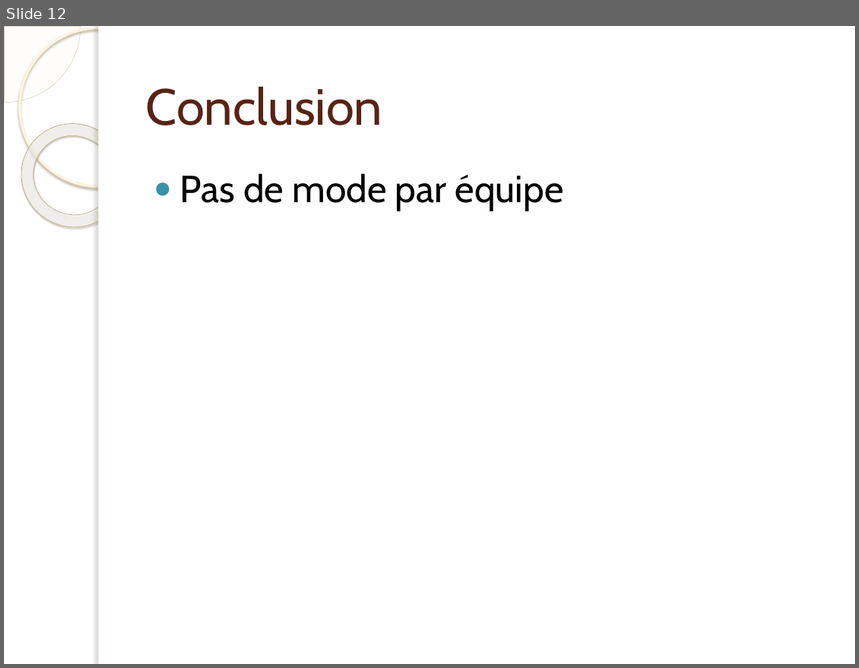
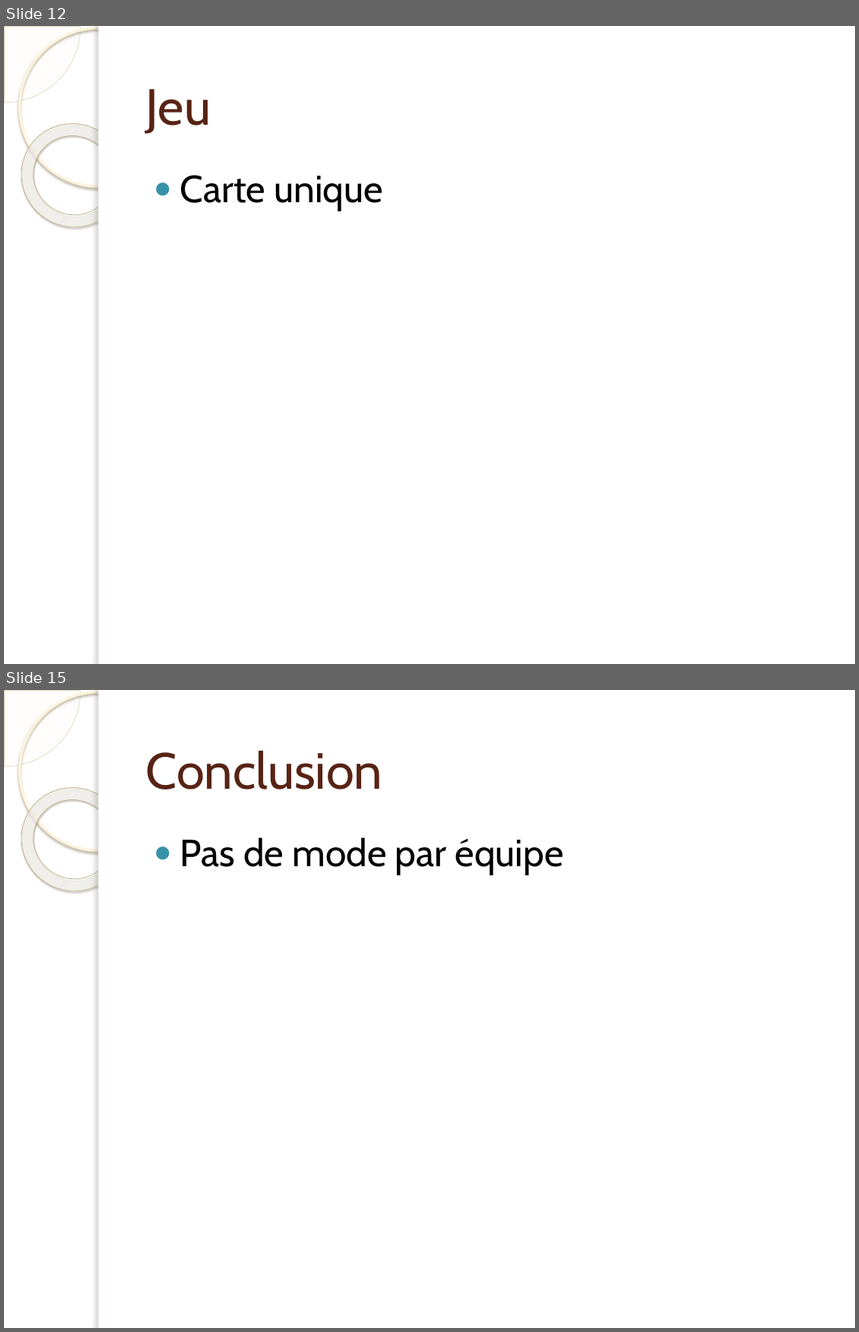
Before and after one commit to jonesbusy/killerbox, a slide deck: Documentation/presentation.pptx. Shown one above the other, each under a label of ours: slide 12 before the commit, slides 12 and 15 after it; the slides between them are not shown. The pictures are 859x668 and 859x1332 pixels, drawn with LibreOffice and Linux fonts; fonts in the diff are those of the drawing; background and template pictures are left out. Boxes give left, top, right and bottom in pixels: in the first picture for what was removed or moved away, otherwise in the second. Text is boxed around its words. In the diff, an @@ line names an element or a change of style, - is before the commit and + after.

```diff
--- a/Documentation/presentation.pptx
+++ b/Documentation/presentation.pptx
@@ slide 12 added at bbox=[4, 26, 855, 664], background picture (left out); not listed: 5 template elements that a slide beside it also shows @@
@@ title added at bbox=[146, 89, 211, 134], 43 pt, text #572314 @@
+Jeu
@@ text added at bbox=[180, 175, 384, 211], 32 pt, text #000000 @@
+● Carte unique
@@ what was slide 12 is now slide 15 @@
```
Also in this commit, not shown: 2 other slides added.
